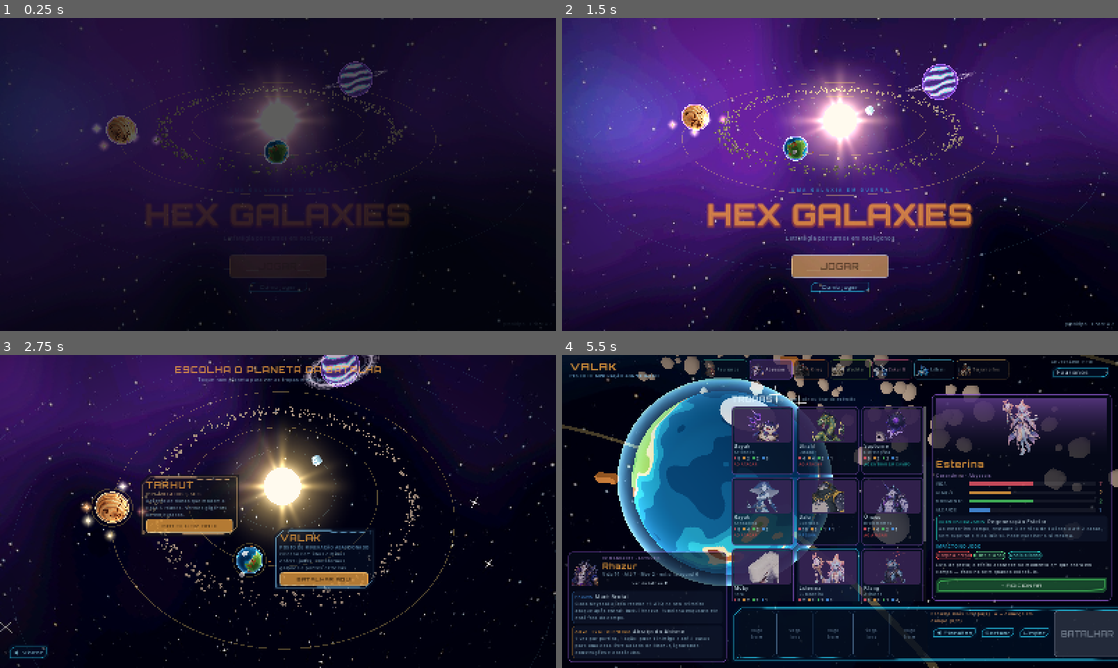
Above: before the commit, frames 1-4 (two rows, left to right).
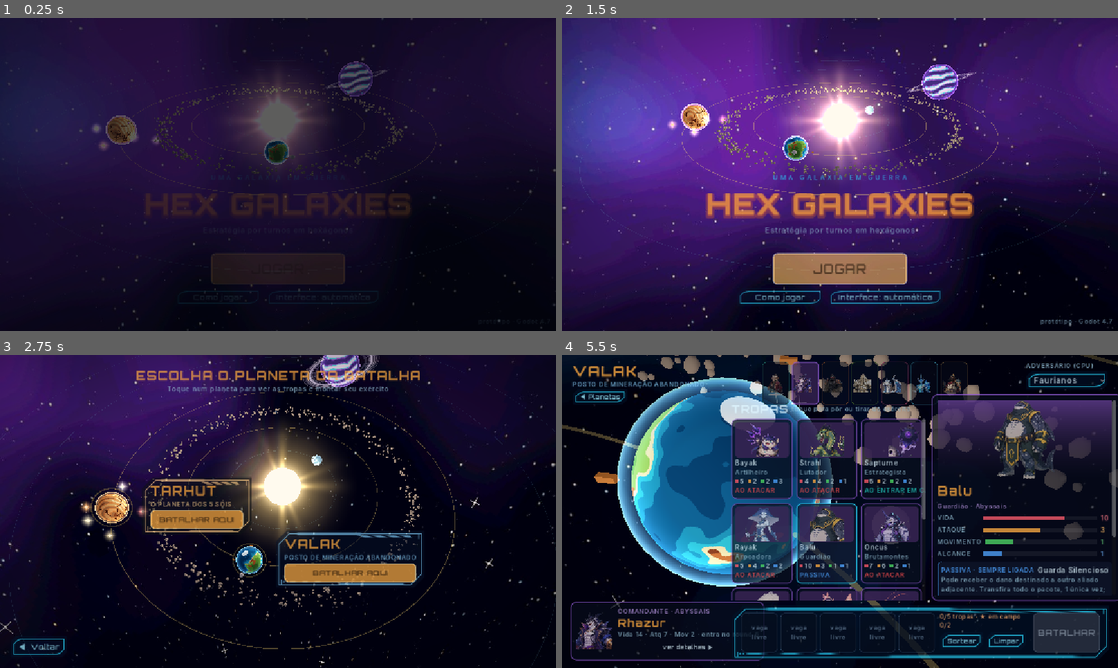
Above: after the commit, the same moments.

Repository: gabrielcamargols/Hex-Galaxies
Game: Godot game, scene res://scenes/main.tscn
The game is run twice, just before and just after one commit, with the same random seed, the same clock (stepped at 60 frames per second) and the same inputs.
Inputs (mouse positions are in pixels of both pictures, inside the frame that each line leads up to):
- Up to frame 1 (0.25 s): no input
- Up to frame 2 (1.5 s): click (884, 296) at 0.5 s, where only the run after the commit has a clickable "Interface: automática"; click "JOGAR" at 1.25 s
- Up to frame 3 (2.75 s): tap Enter at 2 s; move the mouse to (400, 495) at 2.02 s; tap Q at 2.1 s; click (400, 495) at 2.17 s
- Up to frame 4 (5.5 s): click "◀ Voltar" at 2.75 s; click "JOGAR" at 3.5 s; click "BATALHAR AQUI" at 4.25 s; drag from (728, 527) to (812, 574) at 5.02 s

The runs differ from the first frame. In frame 1, 2.2% of the frame differs, in the area x 6-100%, y 0-100%; in frame 2, 9.2%; in frame 3, 9.6%; in frame 4, 37%, in the area x 0-100%, y 0-100%.

Commit message:
HUD adaptável ao celular: escala automática pela tela, modo compacto (letras maiores, painéis enxutos, CPU recolhível) e opção de tamanho da interface no menu
Co-Authored-By: Claude Opus 5.5 <noreply@anthropic.com>
Claude-Session: https://claude.ai/code/session_019CTdQ6djbXyMqKZUfEDumg

Diff:
--- a/scripts/main.gd
+++ b/scripts/main.gd
@@ -49,6 +49,9 @@
 var dlg: Dictionary = {}           # falas (data/dialogos.json)
 var bubbles: Array = []            # balões de fala ativos
 var plates: Dictionary = {}        # uid -> placa de vida 2D (estilo da HUD)
+var ui_pref: String = "auto"       # tamanho da interface: auto, 100, 125, 150, 175
+var compact: bool = false          # tela pequena (celular): HUD enxuta e letras maiores
+var cpu_open: bool = false         # painel da CPU aberto no modo compacto
 var last_banter_ms: int = -100000
 var autotest: bool = false   # godot --headless -- --autotest fac=ABY cpu=FAU map=tarhut
 var last_sides: Variant = null
@@ -115,6 +118,12 @@
 		var parsed = JSON.parse_string(FileAccess.get_file_as_string("res://data/dialogos.json"))
 		if parsed is Dictionary:
 			dlg = parsed
+	_load_prefs()
+	for a in OS.get_cmdline_user_args():
+		if a.begins_with("--uiscale="):
+			ui_pref = a.substr(10)
+	_apply_ui_scale()
+	get_window().size_changed.connect(_apply_ui_scale)
 	_show_menu()
 	var args = OS.get_cmdline_user_args()
 	for a in args:
@@ -225,6 +234,8 @@
 func _label(parent: Control, text: String = "", size: int = 0, col = null) -> Label:
 	var l = Label.new()
 	l.text = text
+	if compact and size > 0 and size < 13:
+		size = 13
 	if size > 0:
 		l.add_theme_font_size_override("font_size", size)
 	if size >= 22 and font_title != null:
@@ -400,11 +411,11 @@
 	col.add_theme_constant_override("separation", 6)
 	ui.add_child(col)
 	col.set_anchors_and_offsets_preset(Control.PRESET_FULL_RECT)
-	col.offset_top = 380
+	col.offset_top = get_viewport().get_visible_rect().size.y * 0.42
 	col.mouse_filter = Control.MOUSE_FILTER_IGNORE
 	var k = _label(col, "U M A   G A L Á X I A   E M   G U E R R A", 13, C_HUD)
 	k.horizontal_alignment = HORIZONTAL_ALIGNMENT_CENTER
-	var t = _label(col, "HEX GALAXIES", 86, C_GOLD)
+	var t = _label(col, "HEX GALAXIES", 62 if compact else 86, C_GOLD)
 	t.horizontal_alignment = HORIZONTAL_ALIGNMENT_CENTER
 	t.add_theme_color_override("font_shadow_color", Color(1.0, 0.45, 0.1, 0.45))
 	t.add_theme_constant_override("shadow_offset_x", 0)
@@ -425,6 +436,8 @@
 	row2.alignment = BoxContainer.ALIGNMENT_CENTER
 	var rb = _cbtn(row2, "Como jogar", C_HUD, _rules_popup)
 	rb.custom_minimum_size = Vector2(180, 40)
+	var sb = _cbtn(row2, _ui_scale_label(), C_HUD, _cycle_ui_scale)
+	sb.custom_minimum_size = Vector2(240, 40)
 	var ver = _label(ui, "protótipo · Godot 4.7", 12, C_DIM)
 	_place(ver, Control.PRESET_BOTTOM_RIGHT, 12)
 	_ui_fade(1.0, 0.9)
@@ -487,10 +500,11 @@
 		var dl = _label(v, d["desc"], 13, C_DIM)
 		dl.autowrap_mode = TextServer.AUTOWRAP_WORD_SMART
 		dl.custom_minimum_size = Vector2(250, 0)
+		dl.visible = not compact
 		var b = _cbtn(v, "BATALHAR AQUI", C_GOLD, _choose_planet.bind(id))
 		_primary(b)
 		b.custom_minimum_size = Vector2(0, 40)
-		tag.custom_minimum_size = Vector2(286, 0)
+		tag.custom_minimum_size = Vector2(230 if compact else 286, 0)
 		tag.position = Vector2(-1000, -1000)
 		w["tags"][id] = tag
 	await get_tree().create_timer(0.55).timeout
@@ -522,6 +536,7 @@
 	if not w.has("tags"):
 		return
 	var vp = get_viewport().get_visible_rect().size
+	var placed = []
 	for id in w["tags"].keys():
 		var tg: Control = w["tags"][id]
 		if not is_instance_valid(tg):
@@ -536,6 +551,12 @@
 		if pos.x + tg.size.x > vp.x - 12.0:
 			pos.x = sp.x - r * 1.5 - 18.0 - tg.size.x
 		pos.y = clamp(pos.y, 90.0, vp.y - tg.size.y - 80.0)
+		# não deixa uma etiqueta cobrir a outra
+		for other in placed:
+			var ra = Rect2(pos, tg.size)
+			if ra.intersects(other):
+				pos.y = other.position.y + other.size.y + 8.0 if pos.y >= other.position.y else other.position.y - tg.size.y - 8.0
+		placed.append(Rect2(pos, tg.size))
 		tg.position = tg.position.lerp(pos, 0.35) if tg.position.x > -900.0 else pos
 
 
@@ -722,7 +743,7 @@
 	ui.add_child(mid)
 	mid.anchor_left = 0.305
 	mid.anchor_right = 0.655
-	mid.anchor_top = 0.125
+	mid.anchor_top = 0.15 if compact else 0.125
 	mid.anchor_bottom = 0.785
 	var mh = _hbox(mid, 8)
 	_label(mh, "TROPAS", 22, C_TXT)
@@ -766,17 +787,29 @@
 	var hint = _label(bv, "", 13, C_DIM)
 	hint.autowrap_mode = TextServer.AUTOWRAP_WORD_SMART
 	w["army_hint"] = hint
+	if compact:
+		hint.add_theme_font_size_override("font_size", 12)
 	var br = _hbox(bv, 6)
-	var b1 = _cbtn(br, "◀ Planetas", C_HUD, _army_back)
-	b1.custom_minimum_size = Vector2(0, 38)
+	if compact:
+		# celular: "voltar" vai para o alto, embaixo de nome do planeta
+		var b1c = _cbtn(pv, "◀ Planetas", C_HUD, _army_back)
+		b1c.custom_minimum_size = Vector2(0, 34)
+		b1c.add_theme_font_size_override("font_size", 12)
+		b1c.size_flags_horizontal = Control.SIZE_SHRINK_BEGIN
+	else:
+		var b1 = _cbtn(br, "◀ Planetas", C_HUD, _army_back)
+		b1.custom_minimum_size = Vector2(0, 38)
 	var b2 = _cbtn(br, "Sortear", C_HUD, _army_random)
 	b2.custom_minimum_size = Vector2(0, 38)
 	var b3 = _cbtn(br, "Limpar", C_HUD, _army_clear)
 	b3.custom_minimum_size = Vector2(0, 38)
+	if compact:
+		for bb in [b2, b3]:
+			bb.add_theme_font_size_override("font_size", 12)
 	var go = _cbtn(bh, "BATALHAR", C_GOLD, _army_go, true)
 	_primary(go)
-	go.custom_minimum_size = Vector2(190, 0)
-	go.add_theme_font_size_override("font_size", 22)
+	go.custom_minimum_size = Vector2(130 if compact else 190, 0)
+	go.add_theme_font_size_override("font_size", 17 if compact else 22)
 	w["go"] = go
 	if army_detail == "" or not DB.cards.has(army_detail) or DB.cards[army_detail]["f"] != setup_cfg["fac"]:
 		army_detail = DB.factions[setup_cfg["fac"]]["cmd"]
@@ -794,7 +827,8 @@
 	for f in DB.factions.keys():
 		var on = f == fac
 		var b = Button.new()
-		b.custom_minimum_size = Vector2(52 + DB.factions[f]["short"].length() * 9, 54)
+		b.custom_minimum_size = Vector2(56, 54) if compact else Vector2(52 + DB.factions[f]["short"].length() * 9, 54)
+		b.tooltip_text = DB.factions[f]["short"]
 		var col = _fac_col(f)
 		b.add_theme_stylebox_override("normal", _flat(Color(col.darkened(0.55), 0.92) if on else Color(0.03, 0.05, 0.1, 0.85), col if on else col.darkened(0.35), 2 if on else 1, 8, 4))
 		b.add_theme_stylebox_override("hover", _flat(Color(col.darkened(0.5), 0.95), col.lightened(0.2), 2, 8, 4))
@@ -810,6 +844,7 @@
 		if DB.portraits.has(cid):
 			hb.add_child(_tex_rect(DB.portraits[cid], Vector2(38, 42)))
 		var tl = _label(hb, DB.factions[f]["short"], 11, Color.WHITE if on else col.lightened(0.45))
+		tl.visible = not compact
 		tl.size_flags_vertical = Control.SIZE_SHRINK_CENTER
 		tl.mouse_filter = Control.MOUSE_FILTER_IGNORE
 		if not on:
@@ -835,10 +870,17 @@
 	cb.add_theme_font_size_override("font_size", 11)
 	cb.pressed.connect(_army_show.bind(cid2))
 	cnv.add_child(cb)
+	if compact:
+		_army_refresh_rest()
+		return
 	_ab_box(cv, "PASSIVA", C_CARD, cc["ab"]["name"], cc["ab"]["text"], 380)
 	if cc.has("ab2"):
 		var k2 = cc["ab2"].get("kind", "ativa")
 		_ab_box(cv, "ATIVA · 1 VEZ POR PARTIDA" if k2 != "passiva" else "PASSIVA", C_GOLD if k2 != "passiva" else C_CARD, cc["ab2"]["name"], cc["ab2"]["text"], 380)
+	_army_refresh_rest()
+
+
+func _army_refresh_rest() -> void:
 	# grade
 	for c in w["grid"].get_children():
 		c.queue_free()
@@ -856,6 +898,8 @@
 		hint = "Escolha mais %d tropa(s). ★ = começa em campo (%d/2)." % [5 - army_picks.size(), army_start.size()]
 	elif army_start.size() < 2:
 		hint = "Marque mais %d tropa(s) com ★ para começar em campo." % (2 - army_start.size())
+	if compact:
+		hint = "%d/5 tropas · ★ em campo %d/2" % [army_picks.size(), army_start.size()]
 	w["army_hint"].text = hint
 	w["army_hint"].add_theme_color_override("font_color", C_DIM if ready_ok else Color("#ffb070"))
 	_army_detail_build()
@@ -910,7 +954,7 @@
 	var chosen = army_picks.has(id)
 	var fc = _fac_col(c["f"])
 	var b = Button.new()
-	b.custom_minimum_size = Vector2(0, 196)
+	b.custom_minimum_size = Vector2(0, 168 if compact else 196)
 	b.size_flags_horizontal = Control.SIZE_EXPAND_FILL
 	var border = C_GOLD if chosen else (C_HUD if id == army_detail else fc.darkened(0.15))
 	b.add_theme_stylebox_override("normal", _flat(Color(0.035, 0.06, 0.12, 0.97), border, 3 if chosen else 2, 10, 6))
@@ -931,7 +975,7 @@
 	pic.mouse_filter = Control.MOUSE_FILTER_IGNORE
 	v.add_child(pic)
 	var tex = DB.portraits.get(id, DB.art.get(id, null))
-	pic.add_child(_tex_rect(tex, Vector2(0, 92)))
+	pic.add_child(_tex_rect(tex, Vector2(0, 70 if compact else 92)))
 	if chosen:
 		var badge = _label(pic, "★ EM CAMPO" if army_start.has(id) else "✓ NO EXÉRCITO", 10, C_GOLD)
 		badge.size_flags_horizontal = Control.SIZE_SHRINK_END
@@ -956,7 +1000,7 @@
 
 func _army_slot(id: String) -> Control:
 	var p = PanelContainer.new()
-	p.custom_minimum_size = Vector2(104, 0)
+	p.custom_minimum_size = Vector2(76 if compact else 104, 0)
 	if id == "":
 		p.add_theme_stylebox_override("panel", _flat(Color(0.03, 0.05, 0.1, 0.6), Color(0.3, 0.42, 0.55, 0.6), 1, 8, 6))
 		var l = _label(p, "vaga\nlivre", 12, Color(0.4, 0.5, 0.6))
@@ -967,7 +1011,7 @@
 	p.add_theme_stylebox_override("panel", _flat(Color(0.05, 0.08, 0.16, 0.92), C_GOLD if on else _fac_col(setup_cfg["fac"]), 2, 8, 5))
 	var v = _vbox(p, 2)
 	var tex = DB.portraits.get(id, null)
-	v.add_child(_tex_rect(tex, Vector2(0, 50)))
+	v.add_child(_tex_rect(tex, Vector2(0, 36 if compact else 50)))
 	var nl = _label(v, _short(id), 11, C_TXT)
 	nl.clip_text = true
 	nl.horizontal_alignment = HORIZONTAL_ALIGNMENT_CENTER
@@ -975,16 +1019,17 @@
 	var sb = Button.new()
 	sb.text = "★" if on else "☆"
 	sb.tooltip_text = "Começa em campo" if on else "Fica na reserva (toque para começar em campo)"
-	sb.custom_minimum_size = Vector2(46, 28)
+	sb.custom_minimum_size = Vector2(36, 26) if compact else Vector2(46, 28)
 	_style_btn(sb, C_GOLD, on)
 	sb.pressed.connect(_army_star.bind(id))
 	h.add_child(sb)
 	var xb = Button.new()
 	xb.text = "×"
-	xb.custom_minimum_size = Vector2(40, 28)
+	xb.custom_minimum_size = Vector2(30, 26) if compact else Vector2(40, 28)
 	_style_btn(xb, C_ATK)
 	xb.pressed.connect(_army_toggle.bind(id))
 	h.add_child(xb)
+	xb.visible = not compact   # no celular: toque na carta da tropa para tirar
 	return p
 
 
@@ -1056,10 +1101,11 @@
 	var kd = _ab_kind(c)
 	if c.get("cmd", false):
 		kd = ["PASSIVA", C_CARD]
-	_ab_box(v, kd[0], kd[1], c["ab"]["name"], c["ab"]["text"], 420)
+	var dw = int(clamp(get_viewport().get_visible_rect().size.x * 0.335 - 60.0, 220.0, 420.0))
+	_ab_box(v, kd[0], kd[1], c["ab"]["name"], c["ab"]["text"], dw)
 	if c.has("ab2"):
 		var k2 = c["ab2"].get("kind", "ativa")
-		_ab_box(v, "ATIVA · 1 VEZ POR PARTIDA" if k2 != "passiva" else "PASSIVA", C_GOLD if k2 != "passiva" else C_CARD, c["ab2"]["name"], c["ab2"]["text"], 420)
+		_ab_box(v, "ATIVA · 1 VEZ POR PARTIDA" if k2 != "passiva" else "PASSIVA", C_GOLD if k2 != "passiva" else C_CARD, c["ab2"]["name"], c["ab2"]["text"], dw)
 	# impacto no jogo
 	var im = _impact(c)
 	_label(v, "IMPACTO NO JOGO", 12, C_HUD)
@@ -1075,7 +1121,7 @@
 		tl.horizontal_alignment = HORIZONTAL_ALIGNMENT_CENTER
 	var rs = _label(v, im["resumo"], 13, C_TXT)
 	rs.autowrap_mode = TextServer.AUTOWRAP_WORD_SMART
-	rs.custom_minimum_size = Vector2(420, 0)
+	rs.custom_minimum_size = Vector2(dw, 0)
 	if not c.get("cmd", false):
 		var chosen = army_picks.has(id)
 		var h2 = _hbox(v, 8)
@@ -1291,8 +1337,11 @@
 	# botões do canto
 	var topr = _hbox(ui, 6)
 	_place(topr, Control.PRESET_TOP_RIGHT, 8)
+	if compact:
+		_button(topr, "CPU", _toggle_cpu)
 	_button(topr, "Cartas", func(): _toggle_panel("cards"))
-	_button(topr, "Registro", func(): _toggle_panel("log"))
+	if not compact:
+		_button(topr, "Registro", func(): _toggle_panel("log"))
 	_button(topr, "Regras", func(): _toggle_panel("rules"))
 	_button(topr, "Menu", _show_menu)
 	# câmera: linha compacta acima do painel de fim de turno
@@ -1320,7 +1369,8 @@
 	w["why"] = _label(av, "", 13, Color("#ffcf9a"))
 	w["why"].horizontal_alignment = HORIZONTAL_ALIGNMENT_CENTER
 	w["why"].autowrap_mode = TextServer.AUTOWRAP_WORD_SMART
-	w["why"].custom_minimum_size = Vector2(560, 0)
+	var vw = get_viewport().get_visible_rect().size
+	w["why"].custom_minimum_size = Vector2(min(560.0, vw.x * 0.45), 0)
 	var lg = _hbox(av, 14)
 	lg.alignment = BoxContainer.ALIGNMENT_CENTER
 	_chip(lg, C_MOVE, "Andar (nº = custo)")
@@ -1329,18 +1379,20 @@
 	_chip(lg, C_DEPLOY, "Entrar em campo")
 	_chip(lg, Color(0.12, 0.1, 0.08), "Fora de alcance (clique: por quê?)")
 	w["legend"] = lg
+	if compact:
+		lg.visible = false
 	# perguntas e prévias (logo abaixo dos avisos)
 	var pr = _panel(topcol)
-	pr.custom_minimum_size = Vector2(560, 0)
+	pr.custom_minimum_size = Vector2(min(560.0, vw.x * 0.48), 0)
 	var pv = _vbox(pr, 8)
-	w["prompt_text"] = _rich(pv, 540)
+	w["prompt_text"] = _rich(pv, int(min(540.0, vw.x * 0.46)))
 	w["prompt_btns"] = _hbox(pv, 8)
 	w["prompt_btns"].alignment = BoxContainer.ALIGNMENT_END
 	w["prompt"] = pr
 	# ficha da peça
 	var uc = _panel(ui)
 	_place(uc, Control.PRESET_BOTTOM_LEFT, 8)
-	w["ucard_text"] = _rich(uc, 320)
+	w["ucard_text"] = _rich(uc, 260 if compact else 320)
 	w["ucard"] = uc
 	# embaixo: mão de cartas + botões de ação
 	var botcol = _vbox(ui, 6)
@@ -1371,20 +1423,24 @@
 	w["turn"] = _label(ev, "", 14)
 	w["turn"].horizontal_alignment = HORIZONTAL_ALIGNMENT_CENTER
 	w["end"] = _button(ev, "Passar", _on_end_pressed)
-	w["end"].custom_minimum_size = Vector2(170, 52)
+	w["end"].custom_minimum_size = Vector2(150 if compact else 170, 52)
+	if compact:
+		w["round"].add_theme_font_size_override("font_size", 22)
 	# coluna da CPU (à direita, acima do fim de turno)
 	var right = _panel(ui)
 	_place(right, Control.PRESET_TOP_RIGHT, 8)
 	right.offset_top = 64
 	w["party1"] = _vbox(right, 4)
+	w["party1_panel"] = right
+	right.visible = cpu_open or not compact
 	# painel lateral (cartas / registro / regras)
 	var side = _panel(ui)
 	_place(side, Control.PRESET_CENTER, 0)
-	side.custom_minimum_size = Vector2(620, 0)
+	side.custom_minimum_size = Vector2(min(620.0, vw.x - 40.0), 0)
 	var sv = _vbox(side, 10)
 	w["side_title"] = _label(sv, "", 26, C_GOLD)
 	var scroll = ScrollContainer.new()
-	scroll.custom_minimum_size = Vector2(600, 420)
+	scroll.custom_minimum_size = Vector2(min(600.0, vw.x - 60.0), min(420.0, vw.y - 190.0))
 	sv.add_child(scroll)
 	w["side_body"] = _vbox(scroll, 8)
 	w["side_body"].size_flags_horizontal = Control.SIZE_EXPAND_FILL
@@ -1688,8 +1744,10 @@
 				box.add_child(hd)
 				var hl = Label.new()
 				hl.autowrap_mode = TextServer.AUTOWRAP_WORD
-				hl.custom_minimum_size = Vector2(190, 0)
+				hl.custom_minimum_size = Vector2(176 if compact else 190, 0)
 				hl.add_theme_font_size_override("font_size", 12)
+				if compact:
+					hl.add_theme_font_size_override("font_size", 12)
 				if dep_ok:
 					hl.text = "PODE COLOCAR EM CAMPO\nClique ou arraste um retrato até uma casa CIANO \"+ ENTRAR\" (1 ação)."
 					hl.add_theme_color_override("font_color", Color("#06201e"))
@@ -1709,6 +1767,10 @@
 			b.add_theme_font_size_override("font_size", 12)
 			b.alignment = HORIZONTAL_ALIGNMENT_LEFT
 			b.custom_minimum_size = Vector2(190, 52)
+			if compact:
+				b.text = "%s  %d/%d\n%s" % [_short(u.cid), max(0, u.hp), u.maxhp, stx]
+				b.add_theme_font_size_override("font_size", 13)
+				b.custom_minimum_size = Vector2(176, 44)
 			if DB.portraits.has(u.cid):
 				b.icon = DB.portraits[u.cid]
 				b.expand_icon = true
@@ -2117,17 +2179,19 @@
 	var ok = _card_playable(id)
 	var react = t["type"] == "Reação" or id == "retirada" or id == "reforco"
 	var card = PanelContainer.new()
-	card.custom_minimum_size = Vector2(128, 172)
+	card.custom_minimum_size = Vector2(118, 150) if compact else Vector2(128, 172)
 	card.add_theme_stylebox_override("panel", _tex_box("res://ui/card.png", 20, col if (ok or react) else col.darkened(0.55), 9, 7))
 	var v = VBoxContainer.new()
 	v.add_theme_constant_override("separation", 2)
 	v.mouse_filter = Control.MOUSE_FILTER_IGNORE
 	card.add_child(v)
 	var cost = _label(v, "%s · %s" % [t["type"].to_upper(), ("%d AÇÃO" % int(t["cost"])) if int(t["cost"]) > 0 else "GRÁTIS"], 9, col.lightened(0.4))
+	if compact:
+		cost.add_theme_font_size_override("font_size", 10)
 	cost.horizontal_alignment = HORIZONTAL_ALIGNMENT_CENTER
 	cost.mouse_filter = Control.MOUSE_FILTER_IGNORE
 	var ic = TextureRect.new()
-	ic.custom_minimum_size = Vector2(0, 40)
+	ic.custom_minimum_size = Vector2(0, 30 if compact else 40)
 	ic.expand_mode = TextureRect.EXPAND_IGNORE_SIZE
 	ic.stretch_mode = TextureRect.STRETCH_KEEP_ASPECT_CENTERED
 	ic.mouse_filter = Control.MOUSE_FILTER_IGNORE
@@ -2136,7 +2200,7 @@
 		ic.texture = load(ipath)
 	ic.modulate = col
 	v.add_child(ic)
-	var nm = _label(v, t["name"], 11, Color.WHITE)
+	var nm = _label(v, t["name"], 13 if compact else 11, Color.WHITE)
 	nm.horizontal_alignment = HORIZONTAL_ALIGNMENT_CENTER
 	nm.autowrap_mode = TextServer.AUTOWRAP_WORD_SMART
 	nm.mouse_filter = Control.MOUSE_FILTER_IGNORE
@@ -2144,6 +2208,8 @@
 		nm.add_theme_font_override("font", font_btn)
 	var tg = _card_targets(id)
 	var af = _label(v, tg["txt"], 9, col.lightened(0.35))
+	if compact:
+		af.add_theme_font_size_override("font_size", 11)
 	af.autowrap_mode = TextServer.AUTOWRAP_WORD_SMART
 	af.horizontal_alignment = HORIZONTAL_ALIGNMENT_CENTER
 	af.custom_minimum_size = Vector2(104, 0)
@@ -3273,3 +3339,54 @@
 			if is_instance_valid(plates[uid]["panel"]):
 				plates[uid]["panel"].queue_free()
 			plates.erase(uid)
+
+
+# ================= tamanho da interface (celular / tablet / PC) =================
+func _load_prefs() -> void:
+	var cf = ConfigFile.new()
+	if cf.load("user://prefs.cfg") == OK:
+		ui_pref = str(cf.get_value("ui", "scale", "auto"))
+
+
+func _save_prefs() -> void:
+	var cf = ConfigFile.new()
+	cf.set_value("ui", "scale", ui_pref)
+	cf.save("user://prefs.cfg")
+
+
+func _auto_scale() -> float:
+	# tamanho real da tela em "pixels de navegador": celular deitado tem ~360-430 de altura
+	var win = get_window()
+	var dpr = max(1.0, DisplayServer.screen_get_scale())
+	var short = min(float(win.size.x), float(win.size.y)) / dpr
+	var want_h = clamp(short * 1.45, 560.0, 900.0)
+	return clamp(900.0 / want_h, 1.0, 1.75)
+
+
+func _apply_ui_scale() -> void:
+	var f = _auto_scale() if ui_pref == "auto" else float(ui_pref) / 100.0
+	if abs(get_tree().root.content_scale_factor - f) > 0.01:
+		get_tree().root.content_scale_factor = f
+	var was = compact
+	compact = get_viewport().get_visible_rect().size.y < 720.0
+	if was != compact and stage == "battle" and game != null:
+		_build_hud()
+		refresh()
+
+
+func _cycle_ui_scale() -> void:
+	var opts = ["auto", "100", "125", "150", "175"]
+	ui_pref = opts[(opts.find(ui_pref) + 1) % opts.size()]
+	_save_prefs()
+	_apply_ui_scale()
+	_show_menu()
+
+
+func _ui_scale_label() -> String:
+	return "Interface: " + ("automática" if ui_pref == "auto" else ui_pref + "%")
+
+
+func _toggle_cpu() -> void:
+	cpu_open = not cpu_open
+	if w.has("party1_panel"):
+		w["party1_panel"].visible = cpu_open or not compact
